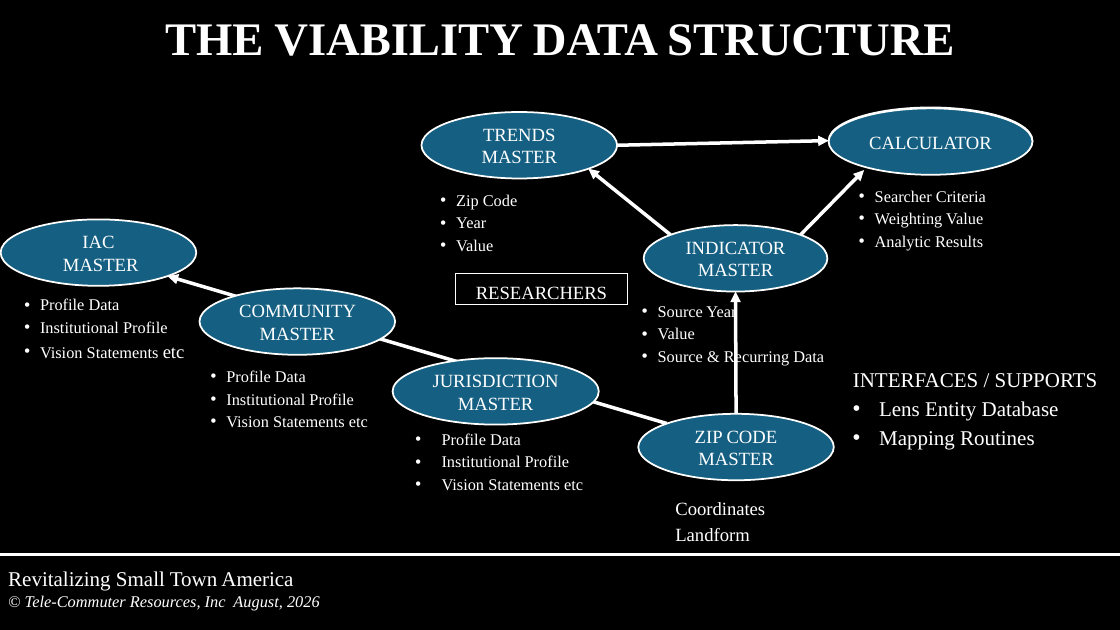
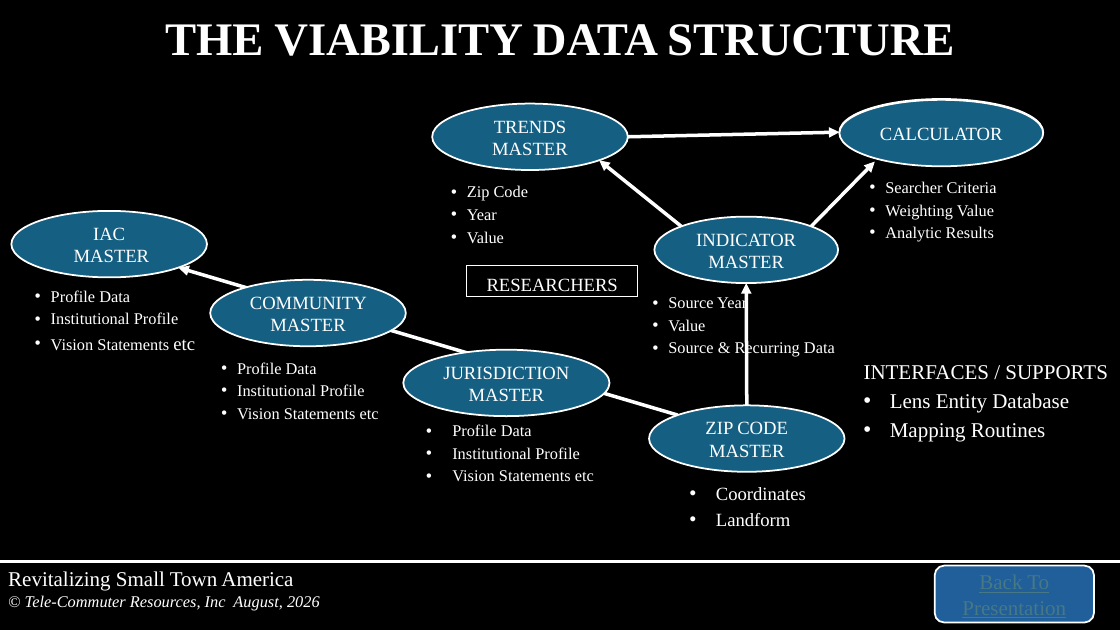
Before and after one commit to tcr-iac/iac-community-portal, a slide deck: slide 20 of files/Tools-Intro-for-Tom.pptx (slide 5 before the commit). Drawn at 1120x630 pixels with LibreOffice and Linux fonts; fonts in the diff are those of the drawing. Boxes give left, top, right and bottom in pixels: in the first picture for what was removed or moved away, otherwise in the second. Text is boxed around its words. In the diff, an @@ line names an element or a change of style, - is before the commit and + after.

```diff
--- a/files/Tools-Intro-for-Tom.pptx
+++ b/files/Tools-Intro-for-Tom.pptx
@@ 8 ellipses, 7 texts, 5 arrows, 1 rectangle: place and size @@
-8 ellipses, 7 texts, 5 arrows, 1 rectangle at box(1, 108, 1098, 490)
+8 ellipses, 7 texts, 5 arrows, 1 rectangle at box(12, 99, 1108, 481)
@@ text "Coordinates": place and size @@
-text "Coordinates" at box(675, 502, 765, 542)
+text "Coordinates" at box(716, 487, 806, 527)
@@ text "Coordinates" at box(716, 487, 806, 527): bullet none to • @@
@@ line moved from (0, 555) - (1120, 555) to (0, 562) - (1120, 562) @@
@@ rounded rectangle added at box(935, 565, 1095, 623), fill #215F9A, outline #FFFFFF 1.5 pt @@
```
Also in this commit, not shown: 13 other slides changed, 31 slides added, 2 slides removed, 1 other file.
